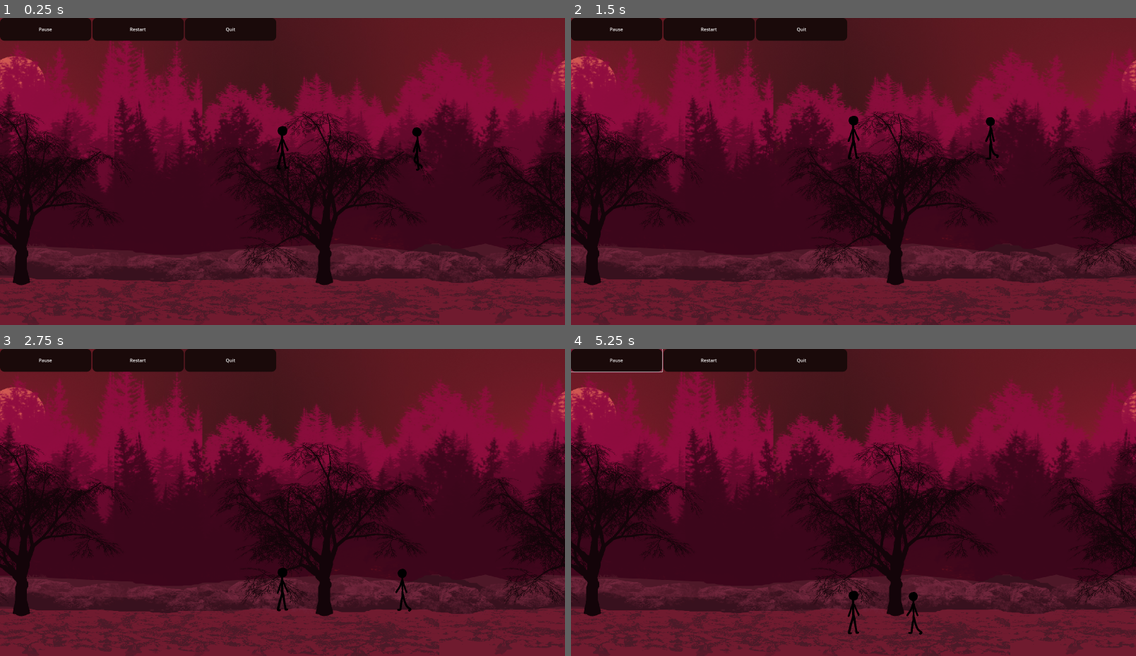
Above: before the commit, frames 1-4 (two rows, left to right).
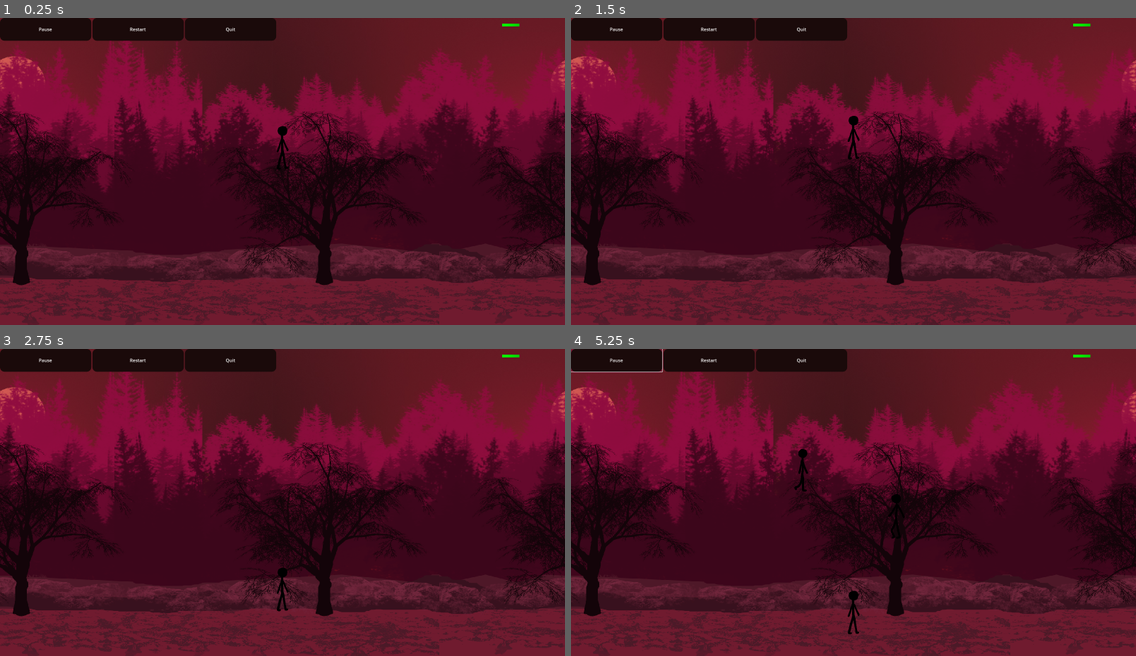
Above: after the commit, the same moments.

Repository: SUGANTH-V-27/stickman
Game: Godot game, scene res://scenes/main.tscn
Same seed, same stepped clock (60 frames per second), same inputs: the game is played once before the commit and once after it.
Inputs (mouse positions are in pixels of both pictures, inside the frame that each line leads up to):
- Up to frame 1 (0.25 s): no input
- Up to frame 2 (1.5 s): click "Restart" at 0.5 s; click "Restart" at 1.25 s
- Up to frame 3 (2.75 s): click "Restart" at 2 s
- Up to frame 4 (5.25 s): click (1135, 655) at 2.75 s; click (1135, 655) at 3.5 s; click "Pause" at 4.25 s; click "Resume" at 5 s

The runs differ from the first frame. In frame 1, 0.1% of the frame differs, in the area x 72-92%, y 1-50%; in frame 2, 0.2%; in frame 3, 0.2%; in frame 4, 0.4%, in the area x 39-92%, y 1-94%.
Error before the commit: Invalid assignment of property or key 'max_value' with value of type 'int' on a base object of type 'null instance'. (res://scenes/main.gd:20)

Commit message:
moved health bar

Diff:
--- a/scenes/enemy.gd
+++ b/scenes/enemy.gd
@@ -142,6 +142,9 @@
 
 	state = State.IDLE
 	sprite.play("idle")
+	await get_tree().create_timer(attack_cooldown).timeout
+	can_attack = true
+
 
 # ------------------------------------------------
 
--- a/scenes/main.tscn
+++ b/scenes/main.tscn
@@ -160,12 +160,16 @@
 [node name="UI" type="CanvasLayer" parent="."]
 
 [node name="HealthBar" type="TextureProgressBar" parent="UI"]
-offset_right = 60.0
-offset_bottom = 40.0
+anchors_preset = 1
+anchor_left = 1.0
+anchor_right = 1.0
+offset_left = -220.0
+offset_top = 20.0
+offset_right = -20.0
+offset_bottom = 60.0
+grow_horizontal = 0
 value = 100.0
 texture_progress = SubResource("GradientTexture2D_choun")
-
-[node name="UI" type="CanvasLayer" parent="."]
 
 [node name="AttackButton" type="TextureButton" parent="UI"]
 anchors_preset = 3
@@ -189,6 +193,8 @@
 grow_horizontal = 0
 grow_vertical = 0
 
+[node name="UI2" type="CanvasLayer" parent="."]
+
 [node name="Hud" parent="." instance=ExtResource("10_ya4ey")]
 
 [connection signal="pressed" from="UI/AttackButton" to="player" method="_on_attack_button_pressed"]
Not shown: 1 places in scenes/main.tscn that only renumber resources
